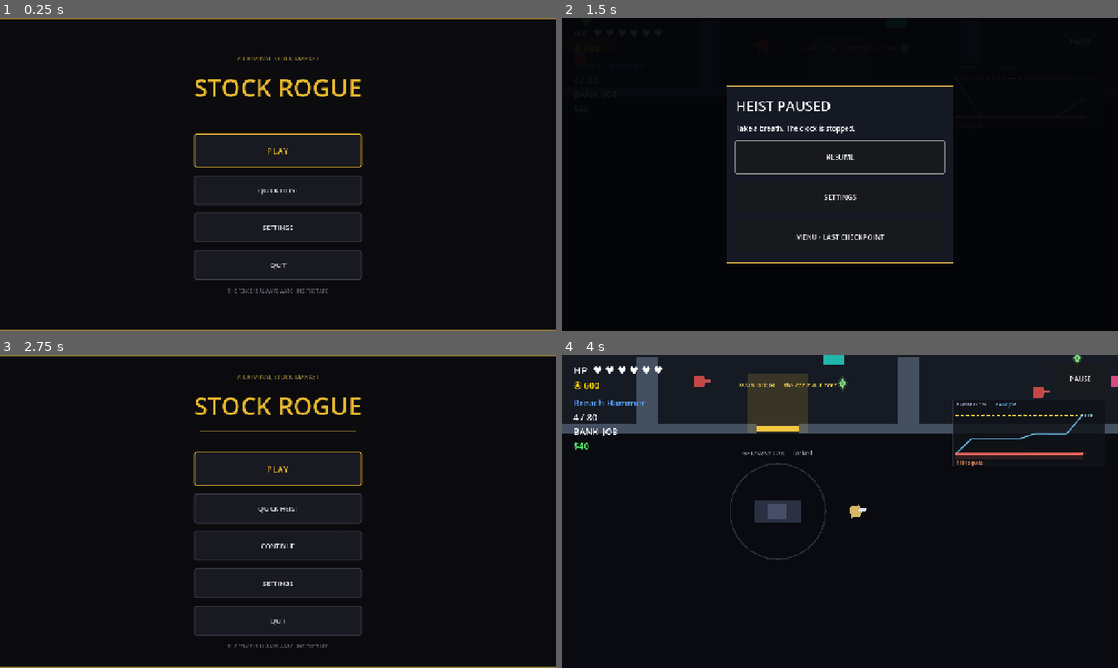
Above: before the commit, frames 1-4 (two rows, left to right).
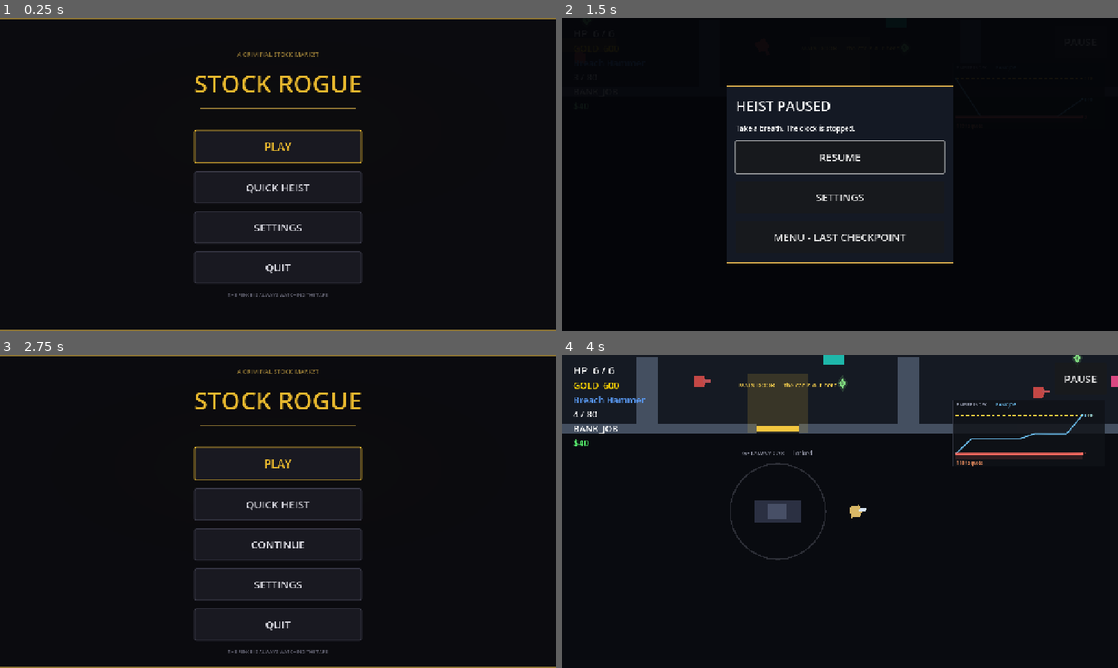
Above: after the commit, the same moments.

Repository: Kashwino/Stock-Rogue
Game: Godot game, scene res://home_screen.tscn
The game is run twice, just before and just after one commit, with the same random seed, the same clock (stepped at 60 frames per second) and the same inputs.
Inputs (mouse positions are in pixels of both pictures, inside the frame that each line leads up to):
- Up to frame 1 (0.25 s): no input
- Up to frame 2 (1.5 s): click "QUICK HEIST" at 0.5 s; click "PAUSE" at 1.25 s
- Up to frame 3 (2.75 s): click "MENU - LAST CHECKPOINT" at 2 s
- Up to frame 4 (4 s): click "QUICK HEIST" at 2.75 s; tap Enter at 3.5 s; move the mouse to (962, 495) at 3.52 s; hold D (move_right) from 3.53 s (still down); tap Space (dodge) at 3.6 s; click (962, 495) at 3.67 s

The runs differ from the first frame. In frame 1, 3.5% of the frame differs, in the area x 34-66%, y 10-90%; in frame 2, 0.5%; in frame 3, 3.7%, in the area x 34-66%, y 4-96%; in frame 4, 0.8%.

Commit message:
Defer touch-triggered scene swaps and improve phone text readability

Diff:
--- a/character_select.gd
+++ b/character_select.gd
@@ -111,7 +111,7 @@
 
 	var k := Label.new()
 	k.text = kicker
-	k.add_theme_font_size_override("font_size", 13)
+	k.add_theme_font_size_override("font_size", 18)
 	k.add_theme_color_override("font_color", GOLD_DIM)
 	col.add_child(k)
 
@@ -131,8 +131,8 @@
 func _back_button(parent: Control, text: String, action: Callable) -> void:
 	var b := Button.new()
 	b.text = text
-	b.custom_minimum_size = Vector2(180, 38)
-	b.add_theme_font_size_override("font_size", 13)
+	b.custom_minimum_size = Vector2(220, 74)
+	b.add_theme_font_size_override("font_size", 18)
 	b.pressed.connect(action)
 	parent.add_child(b)
 
@@ -160,7 +160,7 @@
 	foot.alignment = BoxContainer.ALIGNMENT_CENTER
 	col.add_child(foot)
 	_back_button(foot, "← Back to the street", func():
-		get_tree().change_scene_to_file("res://home_screen.tscn"))
+		RunFlow.queue_scene("res://home_screen.tscn"))
 
 func _make_file_card(i: int) -> Control:
 	var data := RunSave.peek(i)
@@ -192,7 +192,7 @@
 	tab.mouse_filter = Control.MOUSE_FILTER_IGNORE
 	var tab_l := Label.new()
 	tab_l.text = "CASE FILE %02d" % (i + 1)
-	tab_l.add_theme_font_size_override("font_size", 12)
+	tab_l.add_theme_font_size_override("font_size", 18)
 	tab_l.add_theme_color_override("font_color", INK)
 	tab.add_child(tab_l)
 	inner.add_child(tab)
@@ -202,7 +202,7 @@
 	inner.add_child(status)
 
 	var detail := Label.new()
-	detail.add_theme_font_size_override("font_size", 12)
+	detail.add_theme_font_size_override("font_size", 18)
 	detail.add_theme_color_override("font_color", Color(0.62, 0.62, 0.7))
 	detail.autowrap_mode = TextServer.AUTOWRAP_WORD_SMART
 	detail.size_flags_vertical = Control.SIZE_EXPAND_FILL
@@ -219,7 +219,7 @@
 		# Burn button for an active file.
 		var burn := Button.new()
 		burn.text = "🔥 Burn file"
-		burn.add_theme_font_size_override("font_size", 11)
+		burn.add_theme_font_size_override("font_size", 18)
 		burn.custom_minimum_size = Vector2(0, 30)
 		burn.pressed.connect(func():
 			RunSave.delete_slot(i)
@@ -317,7 +317,7 @@
 	var role_l := Label.new()
 	role_l.text = "— %s —" % c["role"]
 	role_l.horizontal_alignment = HORIZONTAL_ALIGNMENT_CENTER
-	role_l.add_theme_font_size_override("font_size", 11)
+	role_l.add_theme_font_size_override("font_size", 18)
 	role_l.add_theme_color_override("font_color", GOLD_DIM)
 	inner.add_child(role_l)
 
@@ -325,7 +325,7 @@
 	var hearts_l := Label.new()
 	hearts_l.text = c["hearts"]
 	hearts_l.horizontal_alignment = HORIZONTAL_ALIGNMENT_CENTER
-	hearts_l.add_theme_font_size_override("font_size", 14)
+	hearts_l.add_theme_font_size_override("font_size", 18)
 	hearts_l.add_theme_color_override("font_color",
 		Color(0.9, 0.45, 0.45) if unlocked else Color(0.45, 0.38, 0.4))
 	inner.add_child(hearts_l)
@@ -334,7 +334,7 @@
 	trait_l.text = c["trait"]
 	trait_l.horizontal_alignment = HORIZONTAL_ALIGNMENT_CENTER
 	trait_l.autowrap_mode = TextServer.AUTOWRAP_WORD_SMART
-	trait_l.add_theme_font_size_override("font_size", 11)
+	trait_l.add_theme_font_size_override("font_size", 18)
 	trait_l.add_theme_color_override("font_color",
 		Color(0.85, 0.6, 0.6) if unlocked else Color(0.42, 0.42, 0.48))
 	inner.add_child(trait_l)
@@ -343,7 +343,7 @@
 	blurb.text = c["blurb"]
 	blurb.horizontal_alignment = HORIZONTAL_ALIGNMENT_CENTER
 	blurb.autowrap_mode = TextServer.AUTOWRAP_WORD_SMART
-	blurb.add_theme_font_size_override("font_size", 11)
+	blurb.add_theme_font_size_override("font_size", 18)
 	blurb.add_theme_color_override("font_color",
 		Color(0.6, 0.6, 0.68) if unlocked else Color(0.36, 0.36, 0.42))
 	blurb.size_flags_vertical = Control.SIZE_EXPAND_FILL
@@ -353,7 +353,7 @@
 		var hire := Label.new()
 		hire.text = "▸ TAKE THE JOB"
 		hire.horizontal_alignment = HORIZONTAL_ALIGNMENT_CENTER
-		hire.add_theme_font_size_override("font_size", 13)
+		hire.add_theme_font_size_override("font_size", 18)
 		hire.add_theme_color_override("font_color", GOLD)
 		inner.add_child(hire)
 	else:
@@ -370,7 +370,7 @@
 		how.text = c.get("unlock", "")
 		how.horizontal_alignment = HORIZONTAL_ALIGNMENT_CENTER
 		how.autowrap_mode = TextServer.AUTOWRAP_WORD_SMART
-		how.add_theme_font_size_override("font_size", 10)
+		how.add_theme_font_size_override("font_size", 18)
 		how.add_theme_color_override("font_color", Color(0.55, 0.4, 0.4))
 		inner.add_child(how)
 
--- a/death_screen.gd
+++ b/death_screen.gd
@@ -151,5 +151,5 @@
 	# sit on top of the menu forever. Free it explicitly.
 	get_tree().paused = false
 	dismissed.emit()
-	get_tree().change_scene_to_file("res://home_screen.tscn")
+	RunFlow.queue_scene("res://home_screen.tscn")
 	queue_free()
--- a/hideout_room.gd
+++ b/hideout_room.gd
@@ -268,7 +268,7 @@
 	if RunState.run_map:
 		RunState.run_map.advance_step()
 	RunFlow.save()
-	get_tree().change_scene_to_file("res://map_ui_screen.tscn")
+	RunFlow.queue_scene("res://map_ui_screen.tscn")
 
 # --------------------------------------------------------------- overlay ---
 func _build_hud_hint() -> void:
--- a/home_screen.gd
+++ b/home_screen.gd
@@ -133,8 +133,8 @@
 func _menu_button(text: String, primary: bool, action: Callable) -> Button:
 	var b := Button.new()
 	b.text = text
-	b.custom_minimum_size = Vector2(320, 78 if primary else 68)
-	b.add_theme_font_size_override("font_size", 20 if primary else 15)
+	b.custom_minimum_size = Vector2(320, 78 if primary else 74)
+	b.add_theme_font_size_override("font_size", 26 if primary else 24)
 	b.pressed.connect(action)
 
 	var edge := GOLD if primary else PANEL_EDGE
@@ -166,10 +166,10 @@
 
 func _on_play() -> void:
 	Settings.apply_display_from_gesture()
-	get_tree().change_scene_to_file("res://character_select.tscn")
+	RunFlow.queue_scene("res://character_select.tscn")
 
 func _on_continue() -> void:
-	get_tree().change_scene_to_file("res://character_select.tscn")
+	RunFlow.queue_scene("res://character_select.tscn")
 
 func _on_open_settings() -> void:
 	_main_menu.hide()
--- a/hud.gd
+++ b/hud.gd
@@ -114,18 +114,10 @@
 	ammo_label.text = text
 
 func _update_health(current: int, maxv: int) -> void:
-	# Filled + empty pips. Clamped so a negative value can never produce a
-	# broken row (for-loops over a negative int simply draw nothing).
-	var cur := clampi(current, 0, maxv)
-	var hearts := ""
-	for i in cur:
-		hearts += "♥ "
-	for i in (maxv - cur):
-		hearts += "♡ "
-	health_label.text = "HP  " + hearts.strip_edges()
+	health_label.text = "HP  %d / %d" % [clampi(current, 0, maxv), maxv]
 
 func _update_gold(amount: int) -> void:
-	currency_label.text = "⦿ " + str(amount)   # gold coins
+	currency_label.text = "GOLD  " + str(amount)   # gold coins
 	currency_label.modulate = Color(1.0, 0.84, 0.0)   # gold color
 
 ## Quick pop on the gold counter when a floor pickup is grabbed.
--- a/pause_menu.gd
+++ b/pause_menu.gd
@@ -16,6 +16,7 @@
 	add_child(root)
 	var pause := Button.new()
 	pause.text = "PAUSE"
+	pause.add_theme_font_size_override("font_size", 24)
 	pause.set_anchors_preset(Control.PRESET_TOP_RIGHT)
 	pause.position = Vector2(-146, 18)
 	pause.size = Vector2(120, 74)
@@ -56,7 +57,7 @@
 		settings_panel.show())
 	_button("MENU - LAST CHECKPOINT", func():
 		close_pause()
-		get_tree().change_scene_to_file("res://home_screen.tscn"))
+		RunFlow.queue_scene("res://home_screen.tscn"))
 	settings_panel = SettingsPanel.new()
 	settings_panel.closed.connect(func():
 		settings_panel.hide()
@@ -69,6 +70,7 @@
 func _button(text: String, callback: Callable) -> Button:
 	var button := Button.new()
 	button.text = text
+	button.add_theme_font_size_override("font_size", 24)
 	button.custom_minimum_size.y = 74
 	button.pressed.connect(callback)
 	menu.add_child(button)
--- a/run_flow.gd
+++ b/run_flow.gd
@@ -86,7 +86,7 @@
 			+ "to heist selection.")
 		return
 	pass # Debug logging removed.
-	var err := get_tree().change_scene_to_file(MAP_SCENE)
+	var err := RunFlow.queue_scene(MAP_SCENE)
 	if err != OK:
 		push_error("RunFlow: failed to load " + MAP_SCENE + " (error " + str(err) + ")")
 
@@ -101,7 +101,7 @@
 			+ "child > save as res://heist_floor.tscn")
 		return
 	pass # Debug logging removed.
-	get_tree().change_scene_to_file(ARENA_SCENE)
+	RunFlow.queue_scene(ARENA_SCENE)
 
 ## Called by the arena when the player enters a new room (boundary save).
 func on_room_entered(index: int) -> void:
@@ -155,7 +155,7 @@
 		push_error("RunFlow: res://death_screen.tscn missing — create it "
 			+ "(CanvasLayer root + death_screen.gd). Returning to menu.")
 		get_tree().paused = false
-		get_tree().change_scene_to_file("res://home_screen.tscn")
+		RunFlow.queue_scene("res://home_screen.tscn")
 		return
 	var scene = load("res://death_screen.tscn")
 	var screen = scene.instantiate()
@@ -191,4 +191,17 @@
 	pending_heist.venue_id = &"bank_job"
 	pending_heist.room_rarity = 1
 	save()
-	get_tree().change_scene_to_file(ARENA_SCENE)
+	RunFlow.queue_scene(ARENA_SCENE)
+
+## Defer scene removal until touch/mouse button dispatch has finished.
+func queue_scene(path: String) -> Error:
+	if not ResourceLoader.exists(path):
+		return ERR_FILE_NOT_FOUND
+	_commit_scene.call_deferred(path)
+	return OK
+
+func _commit_scene(path: String) -> void:
+	Controls.release_all()
+	var error := get_tree().change_scene_to_file(path)
+	if error != OK:
+		push_error("Cannot open scene: " + path + " (" + str(error) + ")")
Not shown, changed: .github/workflows/web-beta.yml
